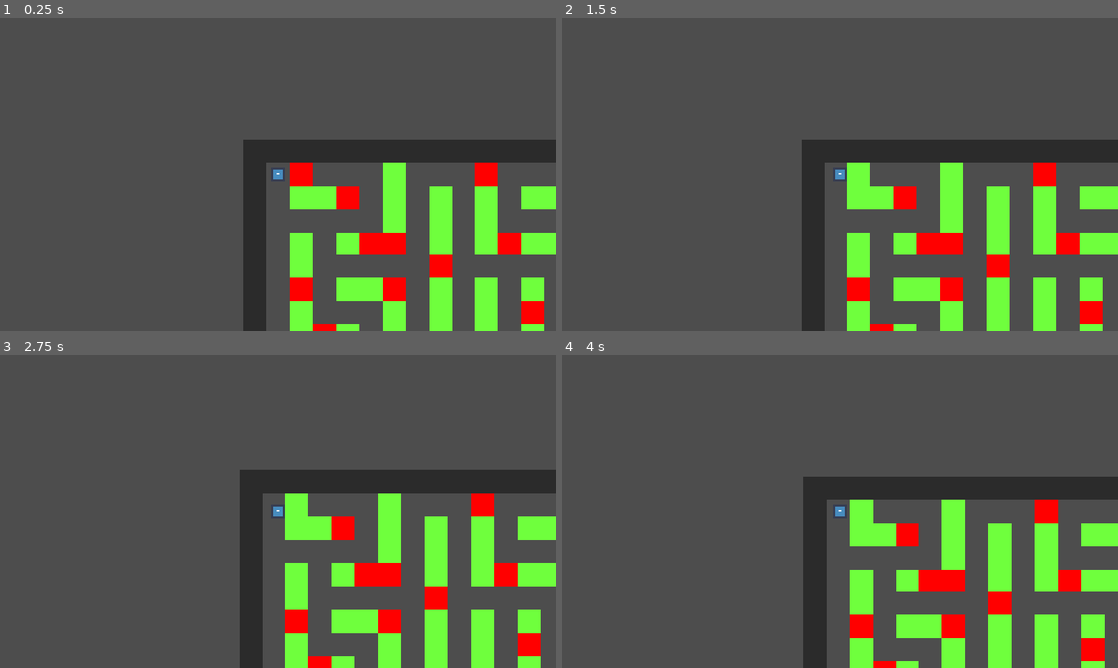
Above: before the commit, frames 1-4 (two rows, left to right).
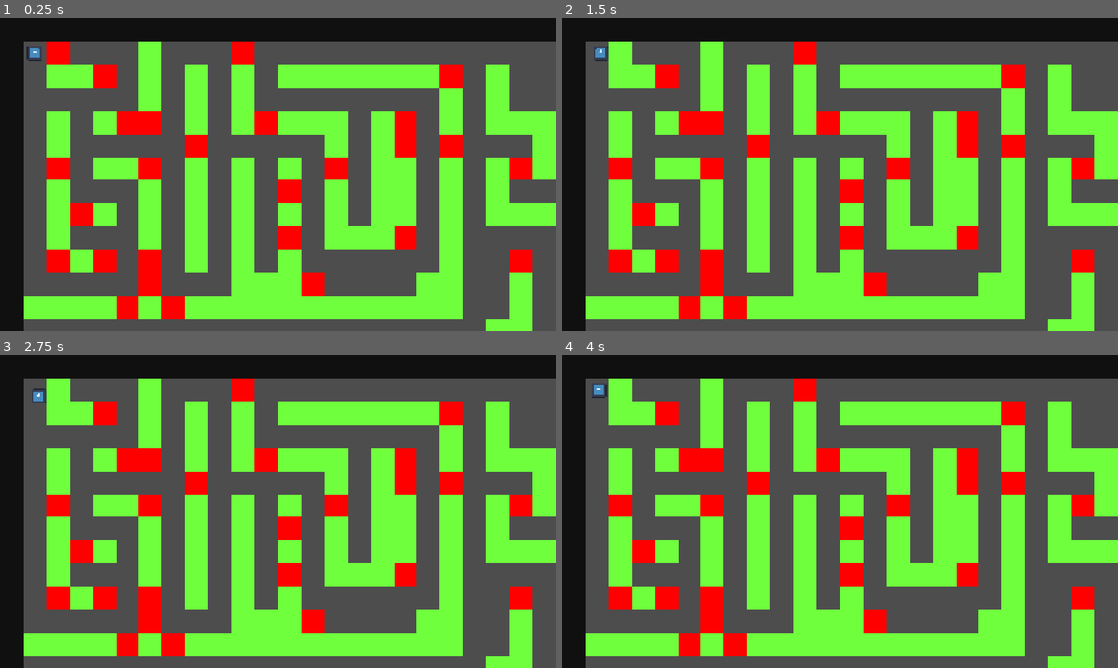
Above: after the commit, the same moments.

Repository: Fernandohka/EcoLabirinto
Game: Godot game, scene res://Map/map_1.tscn
Two runs of this game, one before a commit and one after it. Both use one fixed random seed, a clock stepped at 60 frames per second and the inputs below. The engine's default icon, where the game draws it, is replaced by a stand-in: a white triangle on a blue panel in a dark square.
Inputs:
- Up to frame 1 (0.25 s): no input
- Up to frame 2 (1.5 s): tap Enter at 0.5 s; tap A (A) at 0.6 s; tap D (D) at 0.8, 1.35 s; tap Space at 1.25 s
- Up to frame 3 (2.75 s): tap S (S) at 1.55, 2.1 s; tap Enter at 2 s; tap W (W) at 2.3 s
- Up to frame 4 (4 s): tap Space at 2.75 s; tap W (W) at 2.85 s; tap A (A) at 3.05, 3.6 s; tap Enter at 3.5 s; tap D (D) at 3.8 s

The runs differ from the first frame. In frame 1, 57% of the frame differs, in the area x 0-100%, y 0-100%; in frame 2, 57%; in frame 3, 58%; in frame 4, 57%.

Commit message:
criação de mapa aleatorio

Diff:
--- a/Map/map.gd
+++ b/Map/map.gd
@@ -7,7 +7,6 @@
 	var hasRightPath: bool = false
 	var hasDownPath: bool = false
 	var hasLeftPath: bool = false
-	var wasPassad: bool = false
 
 # Called when the node enters the scene tree for the first time.
 func _ready() -> void:
@@ -19,8 +18,45 @@
 	pass
 
 func createMap(width: int, height: int, xStart: int, yStart: int, xEnd: int, yEnd: int, primaryWall: baseWall):
-	var map = Array([], TYPE_OBJECT, "RefCounted", Wall)
+	var map: Dictionary = {}
 
 	for i in range(width):
 		for j in range(height):
-			pass
+			var wall = Wall.new()
+			wall.x = i
+			wall.y = j
+			map[Vector2i(i, j)] = wall
+
+	var currentWall: Wall = map.get([Vector2i(xStart, yStart)])
+	var remainingWalls: Array[Wall] = []
+
+	while true:
+		if (currentWall.x > 1 and !remainingWalls.has(Vector2i(xStart - 1, yStart))):
+			remainingWalls.append(map.get([Vector2i(xStart - 1, yStart)]))
+
+		if (currentWall.x < width and !remainingWalls.has(Vector2i(xStart + 1, yStart))):
+			remainingWalls.append(map.get([Vector2i(xStart + 1, yStart)]))
+
+		if (currentWall.y > 1 and !remainingWalls.has(Vector2i(xStart, yStart - 1))):
+			remainingWalls.append(map.get([Vector2i(xStart, yStart - 1)]))
+
+		if (currentWall.y < height and !remainingWalls.has(Vector2i(xStart, yStart + 1))):
+			remainingWalls.append(map.get([Vector2i(xStart, yStart + 1)]))
+
+		var availablePaths: Array[Wall] = []
+
+		if (map.has(Vector2i(currentWall.x + 1, currentWall.y))):
+			availablePaths.append(map.has(Vector2i(currentWall.x + 1, currentWall.y)))
+
+		if (map.has(Vector2i(currentWall.x - 1, currentWall.y))):
+			availablePaths.append(map.has(Vector2i(currentWall.x - 1, currentWall.y)))
+
+		if (map.has(Vector2i(currentWall.x, currentWall.y + 1))):
+			availablePaths.append(map.has(Vector2i(currentWall.x, currentWall.y + 1)))
+
+		if (map.has(Vector2i(currentWall.x, currentWall.y - 1))):
+			availablePaths.append(map.has(Vector2i(currentWall.x, currentWall.y - 1)))
+
+		if (!availablePaths.is_empty()):
+			var path: Wall = availablePaths.pick_random()
+			map.get(Vector2i(currentWall.x, currentWall.y))
--- a/Player/player.tscn
+++ b/Player/player.tscn
@@ -18,3 +18,5 @@
 
 [node name="Camera2D" type="Camera2D" parent="." unique_id=1529818194]
 zoom = Vector2(0.8, 0.8)
+limit_left = 0
+limit_top = 0
--- a/Walls/base_wall.tscn
+++ b/Walls/base_wall.tscn
@@ -16,6 +16,7 @@
 script = ExtResource("1_n2uua")
 
 [node name="CollisionShape2D" type="CollisionShape2D" parent="." unique_id=2017055942]
+visible = false
 shape = SubResource("RectangleShape2D_wwbn6")
 
 [node name="Sprite2D" type="Sprite2D" parent="." unique_id=520486180]
@@ -26,4 +27,5 @@
 collision_layer = 4
 
 [node name="CollisionShape2D" type="CollisionShape2D" parent="FireRange" unique_id=1757248828]
+visible = false
 shape = SubResource("RectangleShape2D_ebum8")
--- a/Walls/unbreakable_wall.tscn
+++ b/Walls/unbreakable_wall.tscn
@@ -5,4 +5,4 @@
 [node name="UnbreakableWall" unique_id=1083837486 instance=ExtResource("1_ugkmi")]
 
 [node name="Sprite2D" parent="." index="1" unique_id=520486180]
-modulate = Color(0.16924527, 0.1692453, 0.16924527, 1)
+modulate = Color(0.06469658, 0.06469651, 0.06469653, 1)
